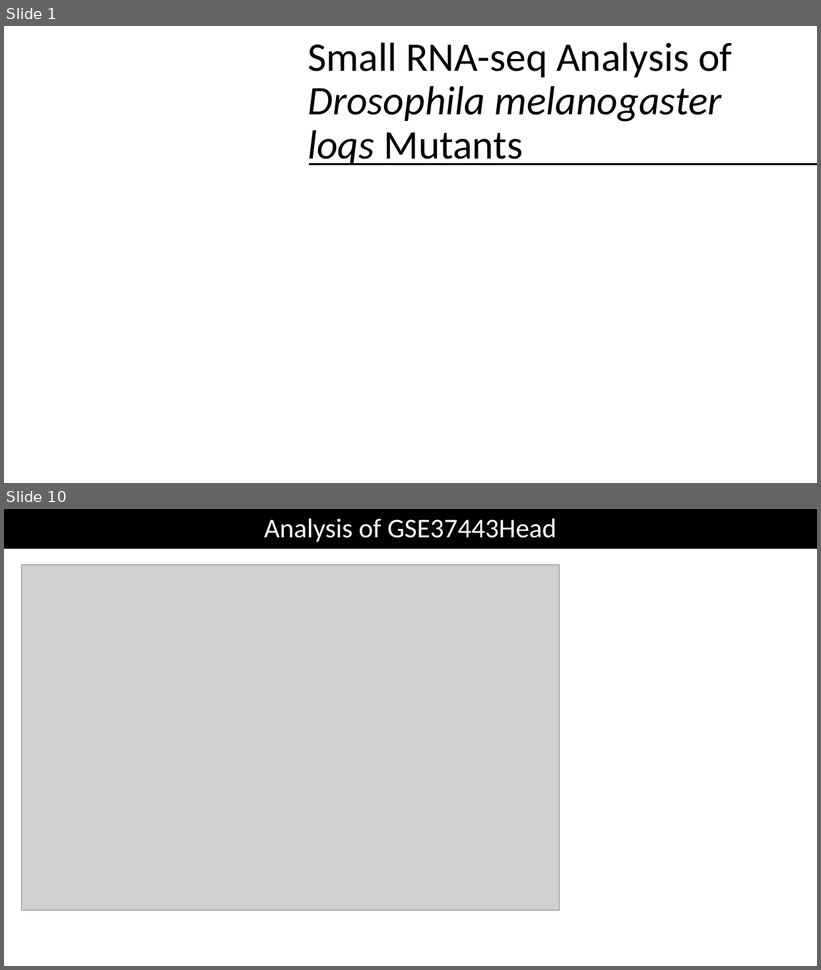
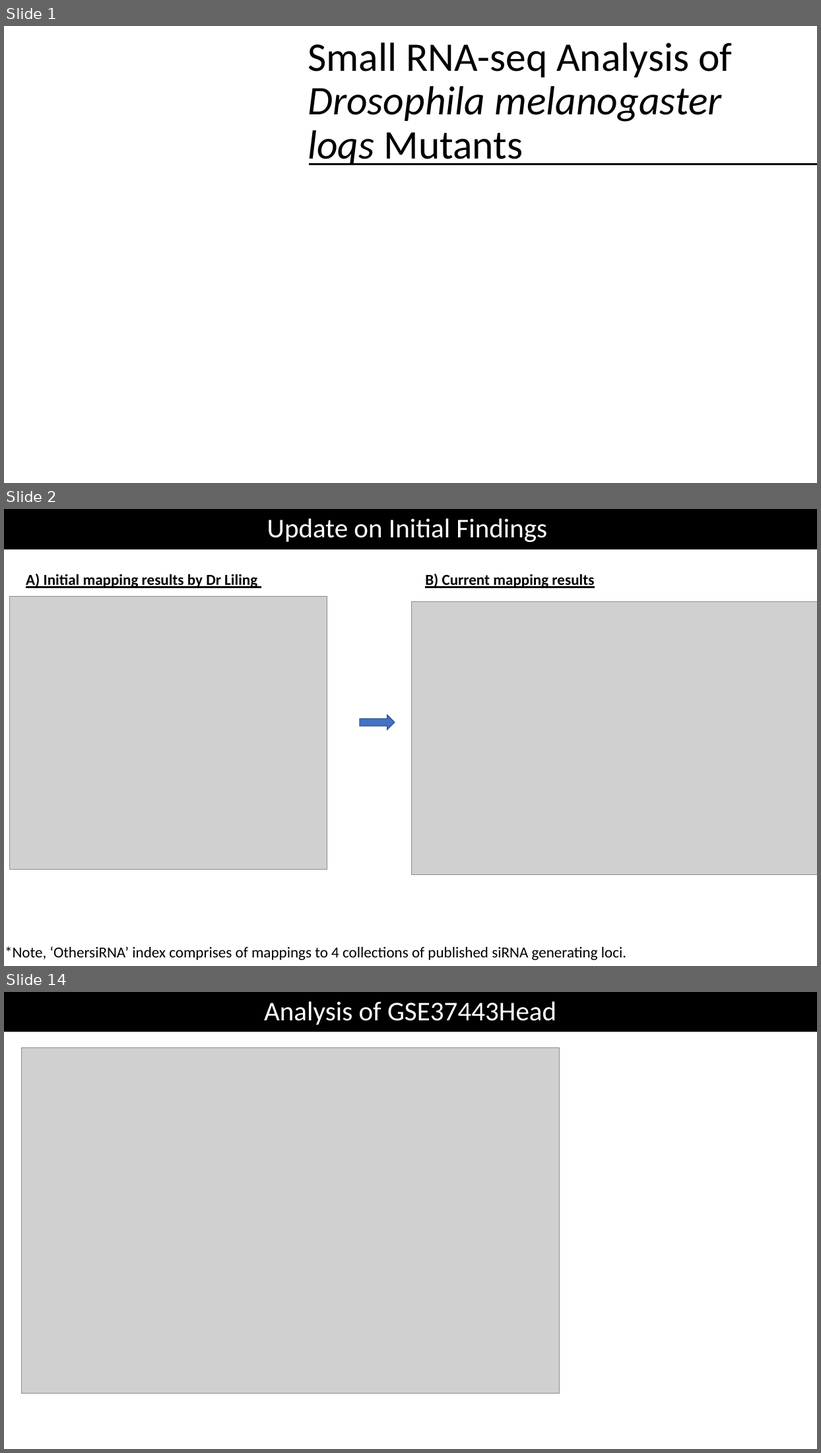
Before and after one commit to jinweelee/notebooks, a slide deck: recent_papers/presentation/Small RNA-seq Analysis of.pptm. Shown one above the other, each under a label of ours: slides 1 and 10 before the commit, slides 1, 2 and 14 after it; the slides between them are not shown. The pictures are 821x970 and 821x1453 pixels, drawn with LibreOffice and Linux fonts; fonts in the diff are those of the drawing; grey boxes stand for pictures. Boxes give left, top, right and bottom in pixels: in the first picture for what was removed or moved away, otherwise in the second. Text is boxed around its words. In the diff, an @@ line names an element or a change of style, - is before the commit and + after.

```diff
--- a/recent_papers/presentation/Small RNA-seq Analysis of.pptm
+++ b/recent_papers/presentation/Small RNA-seq Analysis of.pptm
@@ slide 2 added at (4, 509, 817, 966), background #FFFFFF @@
@@ rectangle added at (4, 509, 817, 549), fill #000000, 32 pt, text #FFFFFF @@
+Update on Initial Findings
@@ text added at (26, 574, 257, 588), 18 pt, text #000000, bold, underline @@
+A) Initial mapping results by Dr Liling
@@ text added at (425, 572, 594, 590), 18 pt, text #000000, bold, underline @@
+B) Current mapping results
@@ picture added at (9, 596, 327, 869) @@
@@ picture added at (411, 601, 817, 875) @@
@@ right arrow added at (360, 715, 395, 730), fill #4472C4, outline #325491 1 pt @@
@@ text added at (5, 947, 626, 960), 18 pt, text #000000 @@
+*Note, ‘OthersiRNA’ index comprises of mappings to 4 collections of published siRNA generating loci.
@@ what was slide 10 is now slide 14 @@
```
Also in this commit, not shown: 5 slides changed, 7 other slides added, 3 slides removed, 4 other files.
